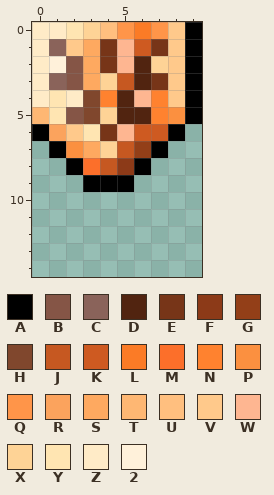
Pixel-art sprite -- Graphics/Weapon Medals/WMEDAL1.png. Above is the file before it was changed.
The file is 10x15 pixels. Colours within 5 levels of each other are drawn and written as one.
Palette (. is transparent): A #000000  B #855546  C #8a635a  D #512410  E #773518  F #8c3a18  G #933f18  H #80472d  J #c65821  K #ce5a21  L #fb7b26  M #fc6f2a  N #ff822f  P #fb9040  Q #ff9549  R #fba35d  S #fea960  T #feb773  U #ffbf7f  V #ffc98b  W #feb691  X #fed396  Y #ffe5b2  Z #ffebc7  2 #fff1da
Now the later version:
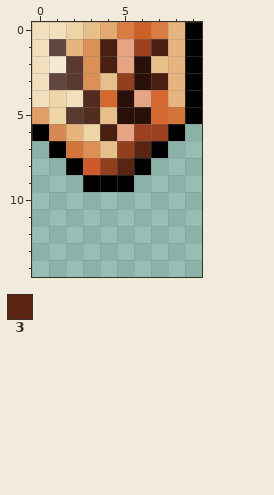
Colours new in this view: 3 #5a2413
The edit:
Colour 2 changes from #fff1da to #f6e8d3.
Colour B changes from #855546 to #5a3930.
Colour C changes from #8a635a to #624640.
Colour D changes from #512410 to #291109.
Colour E changes from #773518 to #481f11.
Colour H changes from #80472d to #522c1e.
Colour J changes from #c65821 to #923f1e.
Colour K changes from #ce5a21 to #9b411f.
Colour L changes from #fb7b26 to #cd6027.
Colour M changes from #fc6f2a to #d0592b.
Colour N changes from #ff822f to #d4682f.
Colour P changes from #fb9040 to #d3753b.
Colour Q changes from #ff9549 to #d97b43.
Colour R changes from #fba35d to #d88953.
Colour S changes from #fea960 to #dc8f56.
Colour T changes from #feb773 to #e09f67.
Colour U changes from #ffbf7f to #e4a973.
Colour V changes from #ffc98b to #e7b47e.
Colour W changes from #feb691 to #e7a484.
Colour X changes from #fed396 to #e7bf89.
Colour Y changes from #ffe5b2 to #eed5a6.
Colour Z changes from #ffebc7 to #f2dfbd.
Colour F becomes colour 3 in row 8 at x 5.
Colour G becomes colour 3 in row 7 at x 6.
Boxes around the changes in both pictures, in picture pixels (x1, y1, x2, y2):
changed: (32, 22, 185, 175)
